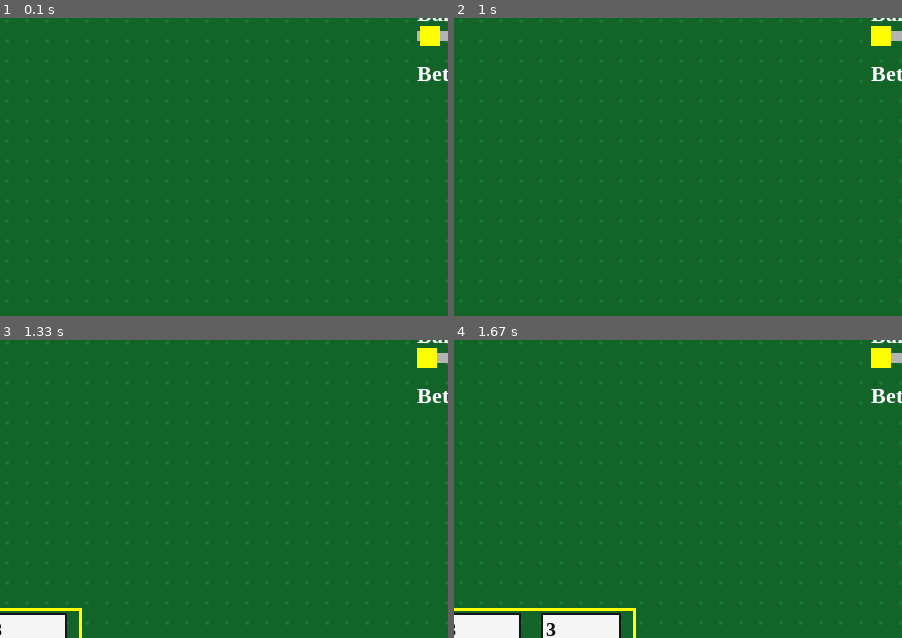
Above: before the commit, frames 1-4 (two rows, left to right).
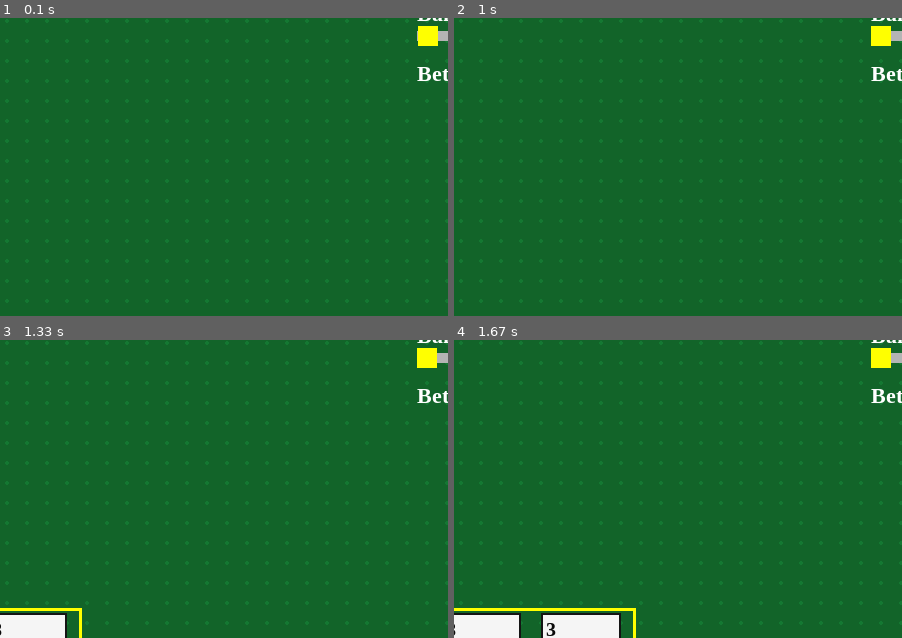
Above: after the commit, the same moments.

Repository: mvvalerio/BlackJackproject
Game: pygame game, started from main.py
Same seed, same stepped clock (60 frames per second), same inputs: the game is played once before the commit and once after it.
Inputs (mouse positions are % of the whole screen's width and height, from its top left):
- Up to frame 1 (0.1 s): no input
- Up to frame 2 (1 s): click (8, 94) at 0.38 s; press the mouse at (77, 17) at 0.7 s; move the mouse to (45, 32) at 0.8 s; release the mouse at (14, 47) at 0.93 s
- Up to frame 3 (1.33 s): click (21, 94) at 1.05 s
- Up to frame 4 (1.67 s): press the mouse at (21, 94) at 1.37 s; move the mouse to (34, 90) at 1.47 s; release the mouse at (48, 87) at 1.6 s
The pictures show only the part of the screen within x 29-79%, y 14-64%; the shares and areas given below are measured in that part.

The runs differ from the first frame. In frame 1, less than 0.1% of the frame differs, in the area x 93-99%, y 2-10%; in frame 2, nothing differs; in frame 3, nothing differs; in frame 4, nothing differs.

Commit message:
Updated bank.py

Diff:
--- a/bank.py
+++ b/bank.py
@@ -5,7 +5,7 @@
         self.amount = initial_amount
         self.bet = 10
         self.min_bet = 1
-        self.max_bet = 500
+        self.max_bet = self.amount
         self.slider_rect = pygame.Rect(0, 0, 200, 10)
         self.slider_handle_rect = pygame.Rect(0, 0, 20, 20)
         self.dragging = False
